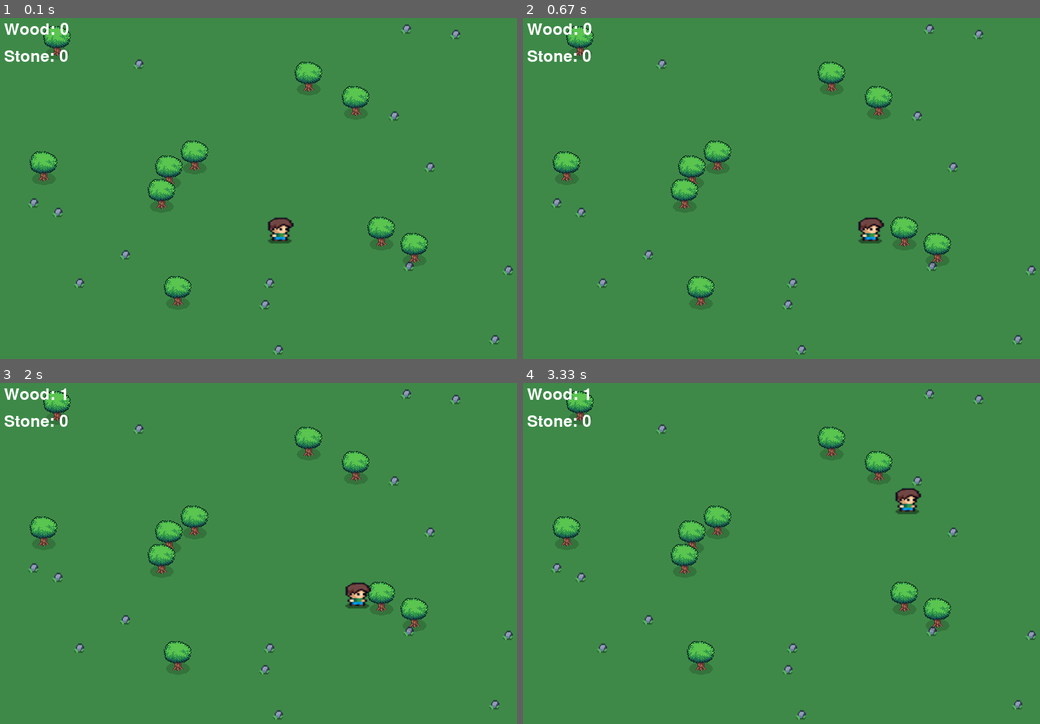
Above: before the commit, frames 1-4 (two rows, left to right).
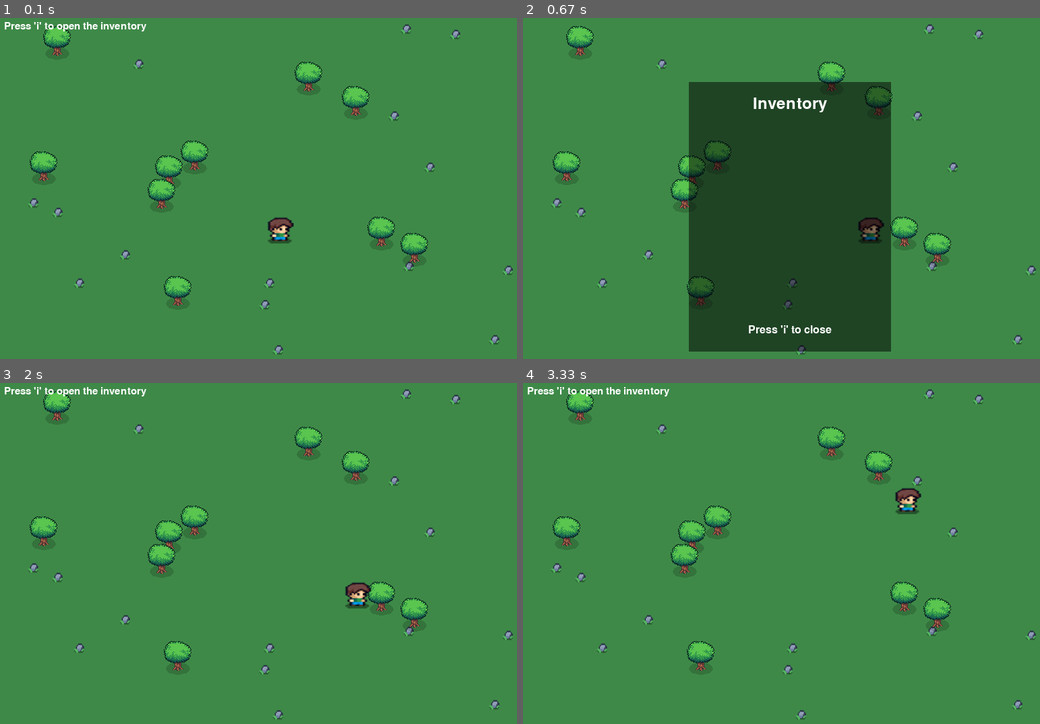
Above: after the commit, the same moments.

Repository: OctavioRdz17/Pygame_supervivencia
Game: pygame game, started from main.py
Two runs of this game, one before a commit and one after it. Both use one fixed random seed, a clock stepped at 60 frames per second and the inputs below.
Inputs:
- Up to frame 1 (0.1 s): no input
- Up to frame 2 (0.67 s): hold I from 0.33 s (still down); hold D from 0.33 s (still down)
- Up to frame 3 (2 s): release I at 0.8 s; release D at 0.8 s; tap E at 0.83 s; tap I at 1.17 s
- Up to frame 4 (3.33 s): hold W 2-2.47 s; hold D 2.5-2.97 s; hold A from 3 s (still down)

The runs differ from the first frame. In frame 1, 0.6% of the frame differs, in the area x 0-29%, y 1-13%; in frame 2, 31%, in the area x 0-72%, y 1-98%; in frame 3, 0.6%; in frame 4, 0.6%.

Commit message:
inventory page

Diff:
--- a/character.py
+++ b/character.py
@@ -13,6 +13,15 @@
         self.image = pygame.image.load(image_path).convert_alpha()
         self.image = pygame.transform.scale(self.image,(constants.CHARACTER_SIZE,constants.CHARACTER_SIZE))
         self.size = self.image.get_width()
+
+        self.inventory_images = {"stone": self.load_items_images("stone.png"),
+                                 "wood": self.load_items_images("wood.png")}
+
+    def load_items_images(self,filename):
+        image_path = os.path.join('assets','images','objects',filename)
+        image = pygame.image.load(image_path).convert_alpha()
+        image = pygame.transform.scale(image,(40,40))
+        return image
 
     def draw(self,screen):
         screen.blit(self.image,(self.x,self.y))
@@ -57,3 +66,27 @@
                     if stone.stone <= 0:
                         world.small_stones.remove(stone)
                 return
+
+    def draw_inventory(self,screen):
+        background = pygame.Surface((300,400),pygame.SRCALPHA)
+        background.fill((0,0,0,128))
+        # centra la ventana de inventario en la pantalla
+        screen.blit(background,(constants.WIDTH//2 - 150,constants.HEIGHT//2 - 200))
+
+        font = pygame.font.Font(None, 36)
+        title = font.render("Inventory", True, constants.WHITE)
+
+        # dibuja el titulo en la parte superior de la venta de inventario
+        screen.blit(title,(constants.WIDTH//2 - title.get_width()//2,constants.HEIGHT//2 - 180))
+
+        item_font = pygame.font.Font(None, 24)
+        y_offset = 80
+        for item,quantity in self.inventory.items():
+            if quantity > 0:
+                screen.blit(self.inventory_images[item],(constants.WIDTH//2 - 150 + 20,constants.HEIGHT//2 - 200 + y_offset))
+                text = item_font.render(f"{item.capitalize()}: {quantity}", True, constants.WHITE)
+                screen.blit(text,(constants.WIDTH//2 - 150 + 70,constants.HEIGHT//2 - 200 + y_offset))
+                y_offset += 60
+
+        close_text = item_font.render("Press 'i' to close", True, constants.WHITE)
+        screen.blit(close_text,(constants.WIDTH//2 - close_text.get_width()//2,constants.HEIGHT//2 + 160))
--- a/main.py
+++ b/main.py
@@ -16,7 +16,10 @@
 def main():
     clock = pygame.time.Clock()
     world = World(constants.WIDTH, constants.HEIGHT)
+
+    # posicion del character en la mitad de la pantalla
     character = Character(constants.WIDTH // 2,constants.HEIGHT // 2)
+    show_inventory = False
 
     while True:
         for event in pygame.event.get():
@@ -26,6 +29,8 @@
             if event.type == pygame.KEYDOWN:
                 if event.key == pygame.K_e:
                     character.interact(world)
+                if event.key == pygame.K_i:
+                    show_inventory = not show_inventory
 
         keys = pygame.key.get_pressed()
         if keys[pygame.K_a]:
@@ -41,7 +46,10 @@
 
         world.draw(screen)
         character.draw(screen)
-        world.draw_inventory(screen,character)
+        if show_inventory:
+            character.draw_inventory(screen)
+        else:
+            world.draw_inventory(screen,character)
 
         pygame.display.flip()
         clock.tick(60)
--- a/world.py
+++ b/world.py
@@ -37,9 +37,6 @@
             tree.draw(screen)
 
     def draw_inventory(self,screen,character):
-        font = pygame.font.Font(None, 36)
-        wood_text = font.render(f"Wood: " + str(character.inventory["wood"]), True, constants.WHITE)
-        stone_text = font.render(f"Stone: " + str(character.inventory["stone"]), True, constants.WHITE)
-
-        screen.blit(wood_text, (10, 10))
-        screen.blit(stone_text, (10, 50))
+        font = pygame.font.Font(None, 22)
+        instrucciones = font.render("Press 'i' to open the inventory", True, constants.WHITE)
+        screen.blit(instrucciones, (10,10))
Binary file added: assets/images/objects/stone.png
Binary file added: assets/images/objects/wood.png
